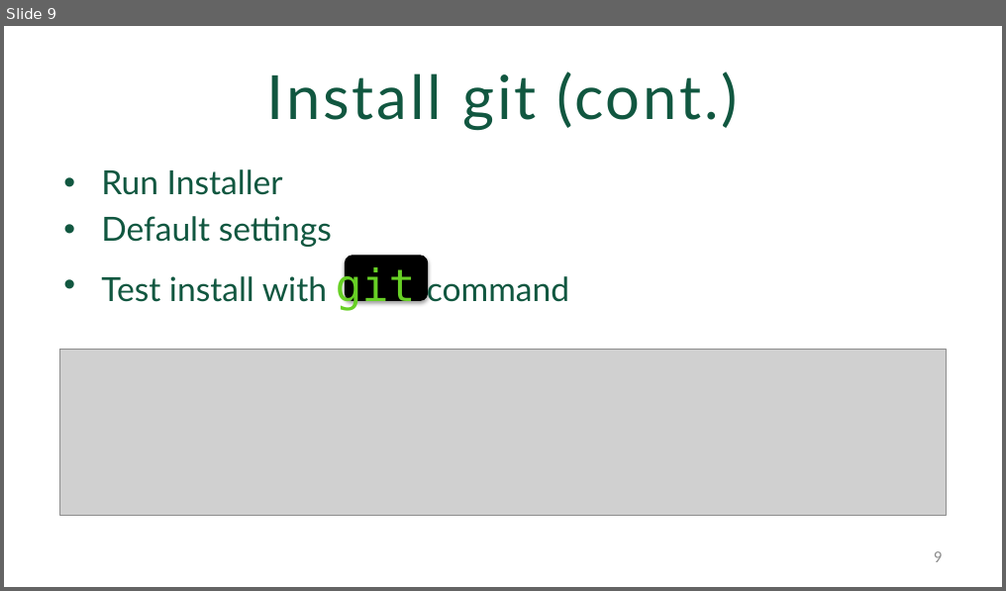
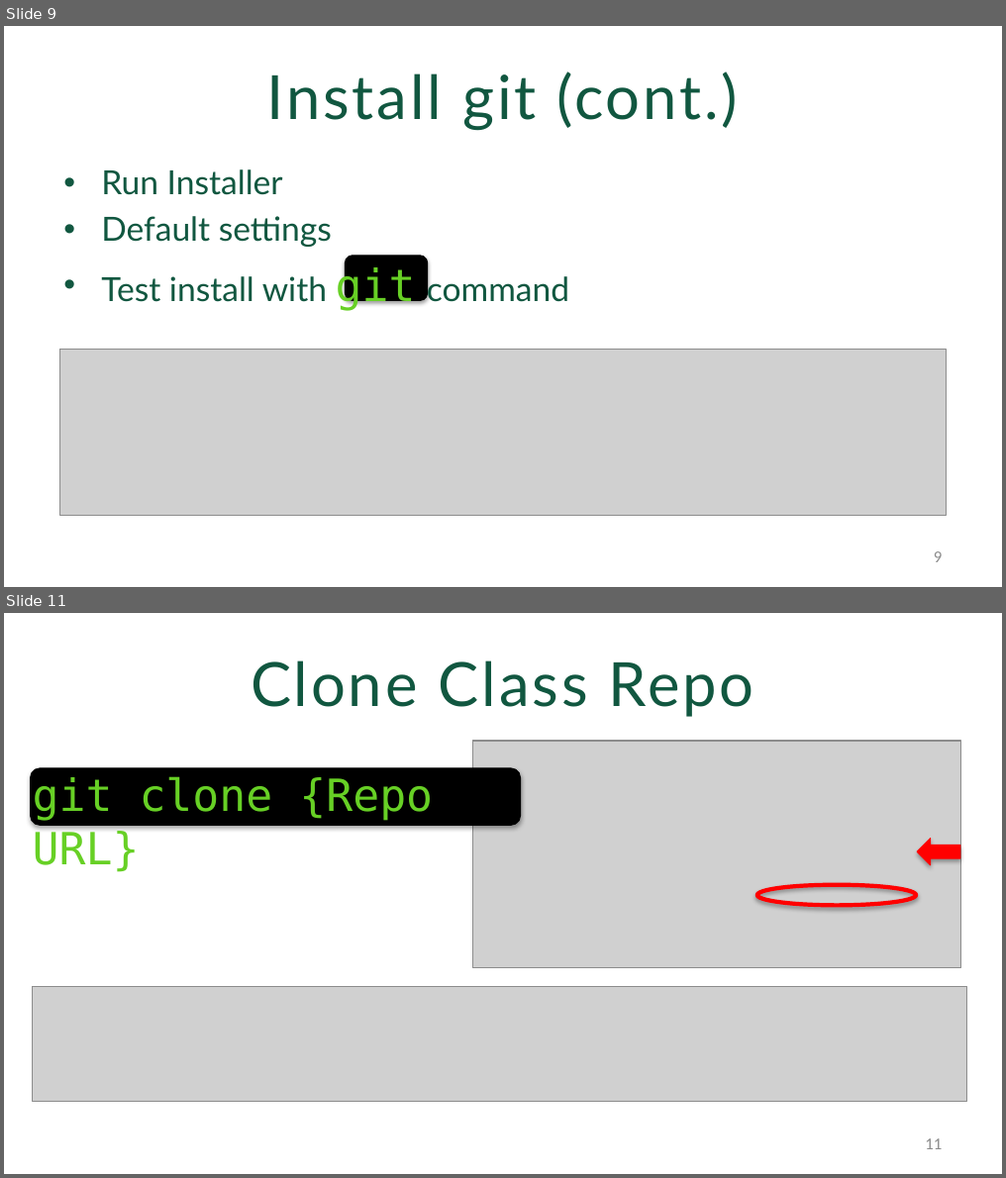
Before and after one commit to WilliamandMary-BUAD5082-Spring2017/Introduction-to-git-and-github, a slide deck: IntroToGit2017.pptx. Shown one above the other, each under a label of ours: slide 9 before the commit, slides 9 and 11 after it; the slides between them are not shown. The pictures are 1006x591 and 1006x1178 pixels, drawn with LibreOffice and Linux fonts; fonts in the diff are those of the drawing; grey boxes stand for pictures; background and template pictures are left out. Boxes give left, top, right and bottom in pixels: in the first picture for what was removed or moved away, otherwise in the second. Text is boxed around its words. In the diff, an @@ line names an element or a change of style, - is before the commit and + after.

```diff
--- a/IntroToGit2017.pptx
+++ b/IntroToGit2017.pptx
@@ slide 11 added at [4,613,1002,1174], background picture (left out) @@
@@ title added at [251,661,754,717], 44 pt, text #115740 @@
+Clone Class Repo
@@ picture added at [473,741,962,968] @@
@@ rounded rectangle added at [30,768,520,826], fill #000000, outline #000000 0.75 pt @@
@@ text added at [33,776,433,872], 32 pt, text #67D025 @@
+git clone {Repo URL}
@@ right arrow added at [917,839,960,865], fill #FF0000, outline #FF0000 0.75 pt @@
@@ ellipse added at [757,885,916,906], outline #FF0000 3 pt @@
@@ picture added at [32,987,967,1102] @@
@@ page number added at [925,1139,942,1150], 12 pt, text #8C8C8C @@
+11
```
Also in this commit, not shown: 2 slides changed, 10 other slides added.
